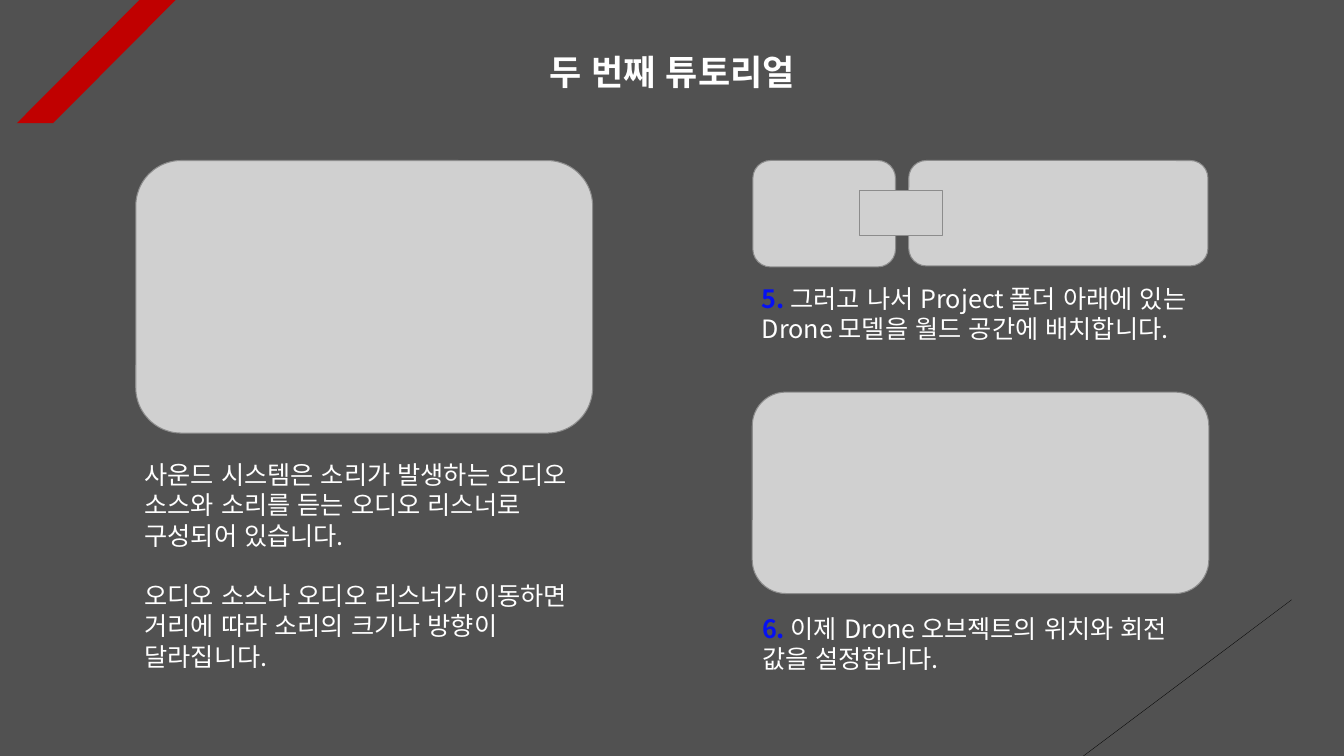
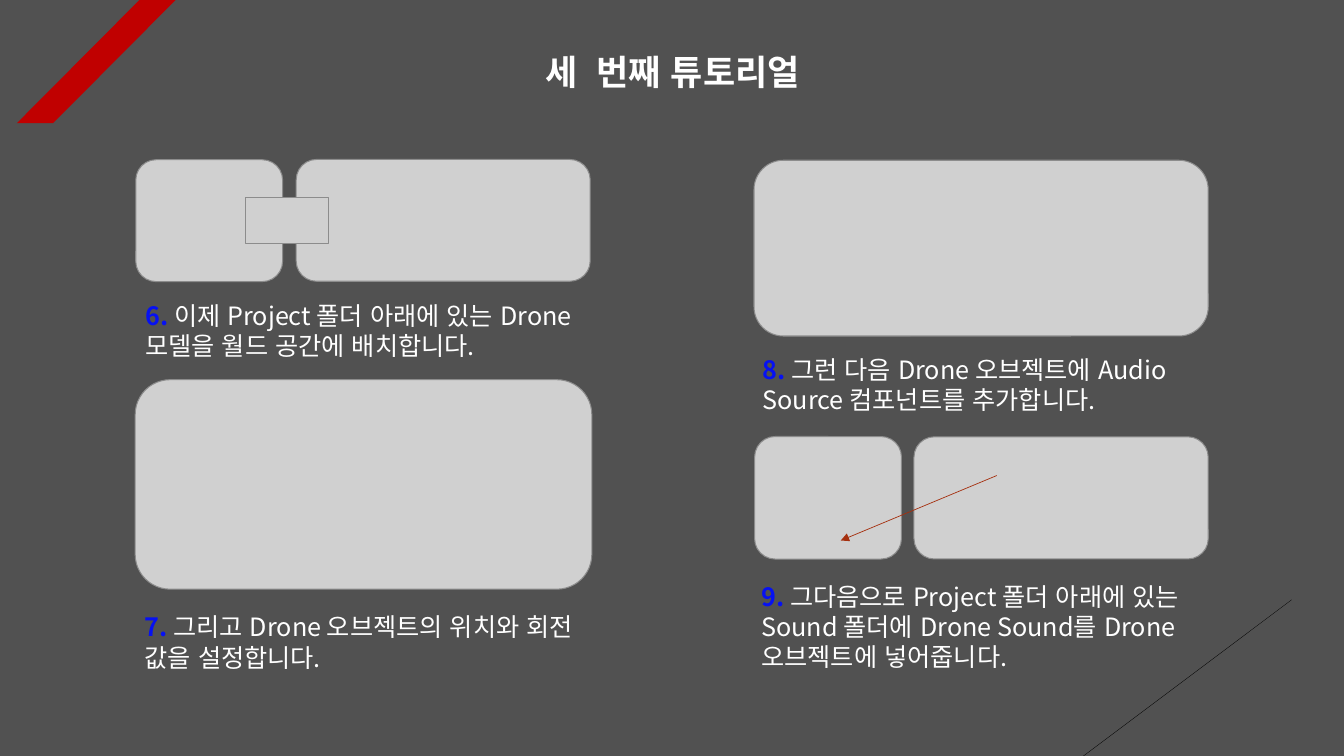
Before and after one commit to Unity2033/3D-UnityEngine, a slide deck: slide 3 of Assets/Sound/PPT Data/Sound Example.pptx. Drawn at 1344x756 pixels with LibreOffice and Linux fonts; fonts in the diff are those of the drawing; grey boxes stand for pictures. Boxes give left, top, right and bottom in pixels: in the first picture for what was removed or moved away, otherwise in the second. Text is boxed around its words. In the diff, an @@ line names an element or a change of style, - is before the commit and + after.

Commit message:
Sound Tutorial Renewal
- Find a game object by name and
  then set properties for the game
  object

- Add a system that generates sound
  at a specific location

- Each PPT data update

- Add and delete resource data

```diff
--- a/Assets/Sound/PPT Data/Sound Example.pptx
+++ b/Assets/Sound/PPT Data/Sound Example.pptx
@@ text at [545,55,800,88]: text changed @@
-두 번째 튜토리얼
+세 번째 튜토리얼
@@ picture: place and size @@
-picture at [753,160,896,267]
+picture at [136,159,283,281]
@@ picture removed at [136,160,593,433] @@
@@ picture: place and size @@
-picture at [909,160,1209,266]
+picture at [296,159,591,281]
@@ picture added at [754,160,1209,336] @@
@@ picture: place and size @@
-picture at [860,191,943,236]
+picture at [246,198,329,243]
@@ text at [145,304,571,357]: text changed @@
-5. 그러고 나서 Project 폴더 아래에 있는 Drone 모델을 월드 공간에 배치합니다.
+6. 이제 Project 폴더 아래에 있는 Drone 모델을 월드 공간에 배치합니다.
@@ text added at [763,358,1166,411], 18 pt, text #FFFFFF @@
+8. 그런 다음 Drone 오브젝트에 Audio Source 컴포넌트를 추가합니다.
@@ picture: place and size @@
-picture at [752,392,1209,594]
+picture at [135,380,592,590]
@@ picture added at [755,437,902,560] @@
@@ picture added at [914,437,1209,559] @@
@@ text removed at [144,463,567,668] @@
-사운드 시스템은 소리가 발생하는 오디오 소스와 소리를 듣는 오디오 리스너로 구성되어 있습니다.
-오디오 소스나 오디오 리스너가 이동하면 거리에 따라 소리의 크기나 방향이 달라집니다.
@@ arrow added from (997, 476) to (841, 540), #A5300F 0.5 pt dashed @@
@@ text at [761,585,1178,668]: text changed @@
-6. 이제 Drone 오브젝트의 위치와 회전 값을 설정합니다.
+9. 그다음으로 Project 폴더 아래에 있는 Sound 폴더에 Drone Sound를 Drone 오브젝트에 넣어줍니다.
@@ text added at [145,615,573,669], 18 pt, text #FFFFFF @@
+7. 그리고 Drone 오브젝트의 위치와 회전 값을 설정합니다.
```
Also in this commit, not shown: 7 other slides changed, 5 slides added, 2 slides removed, 29 other files.
